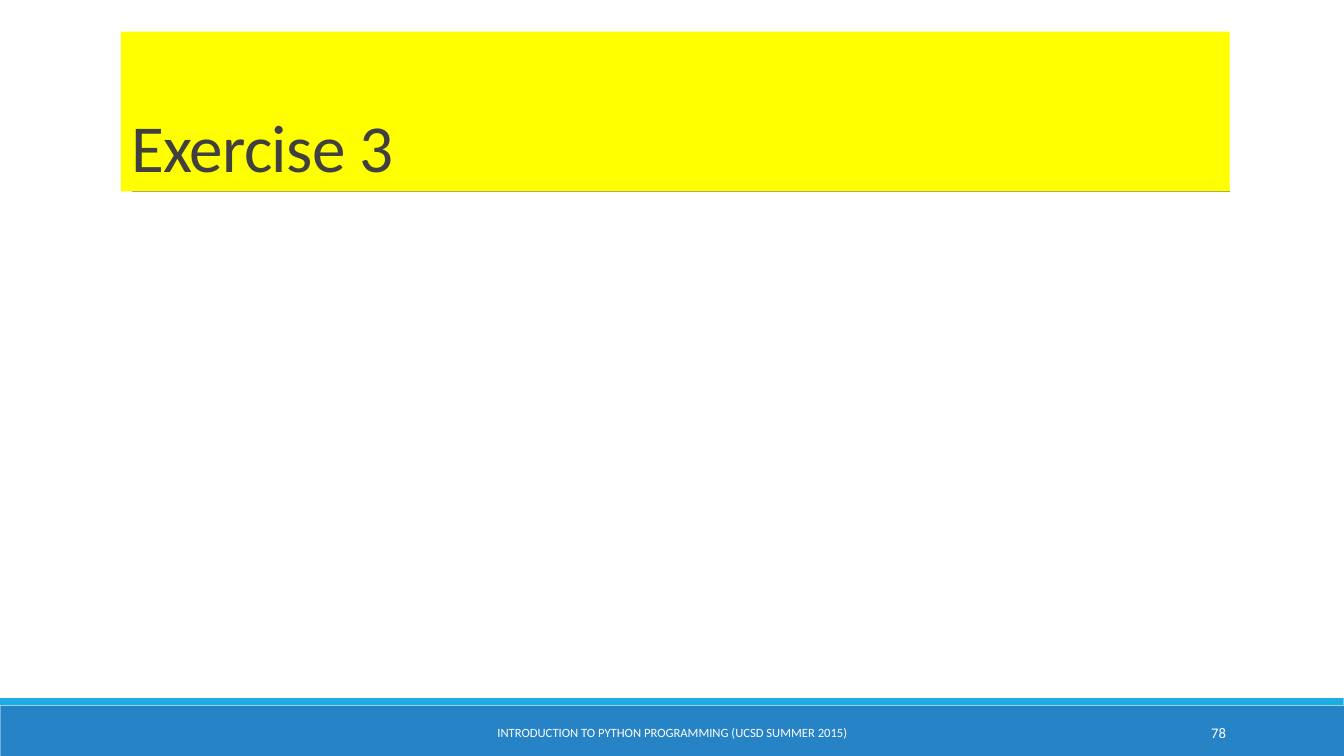
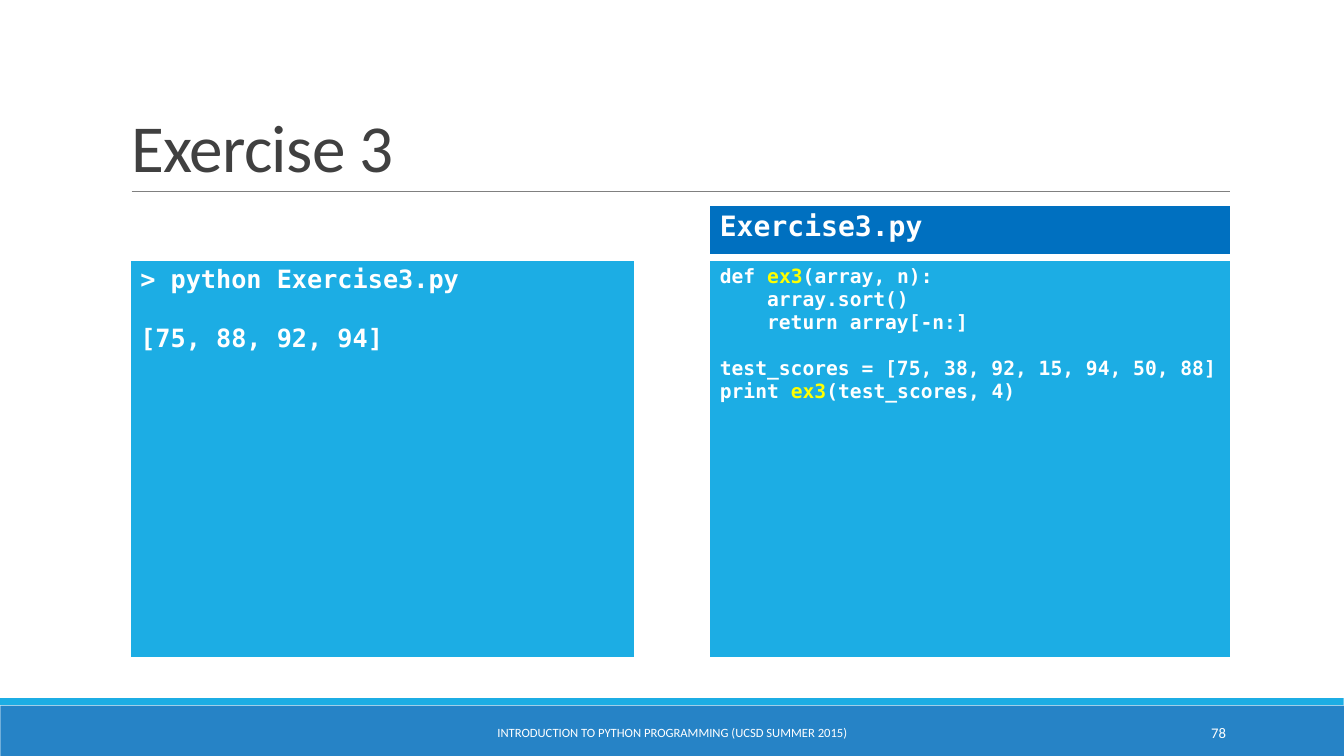
Before and after one commit to natanhaim/PythonSlidesUcsd, a slide deck: slide 78 of IntroPythonProgramming.pptx. Drawn at 1344x756 pixels with LibreOffice and Linux fonts; fonts in the diff are those of the drawing; background and template pictures are left out. Boxes give left, top, right and bottom in pixels: in the first picture for what was removed or moved away, otherwise in the second. Text is boxed around its words. In the diff, an @@ line names an element or a change of style, - is before the commit and + after.

```diff
--- a/IntroPythonProgramming.pptx
+++ b/IntroPythonProgramming.pptx
@@ title "Exercise 3": place and size @@
-title "Exercise 3" at bbox=[121, 31, 1230, 192]
+title "Exercise 3" at bbox=[131, 126, 393, 173]
@@ title "Exercise 3" at bbox=[131, 126, 393, 173]: fill #FFFF00 to none @@
@@ table added at bbox=[710, 206, 1231, 256], 1 rows, 1 columns @@
+Exercise3.py
@@ table added at bbox=[130, 260, 634, 658], 1 rows, 1 columns @@
+> python Exercise3.py / [75, 88, 92, 94]
@@ table added at bbox=[710, 260, 1231, 658], 1 rows, 1 columns @@
+def ex3(array, n): / array.sort() / return array[-n:] / test_scores = [75, 38, 92, 15, 94, 50, 88] / print ex3(test_scores, 4)
```
Also in this commit, not shown: 5 other slides changed, 1 other file.
